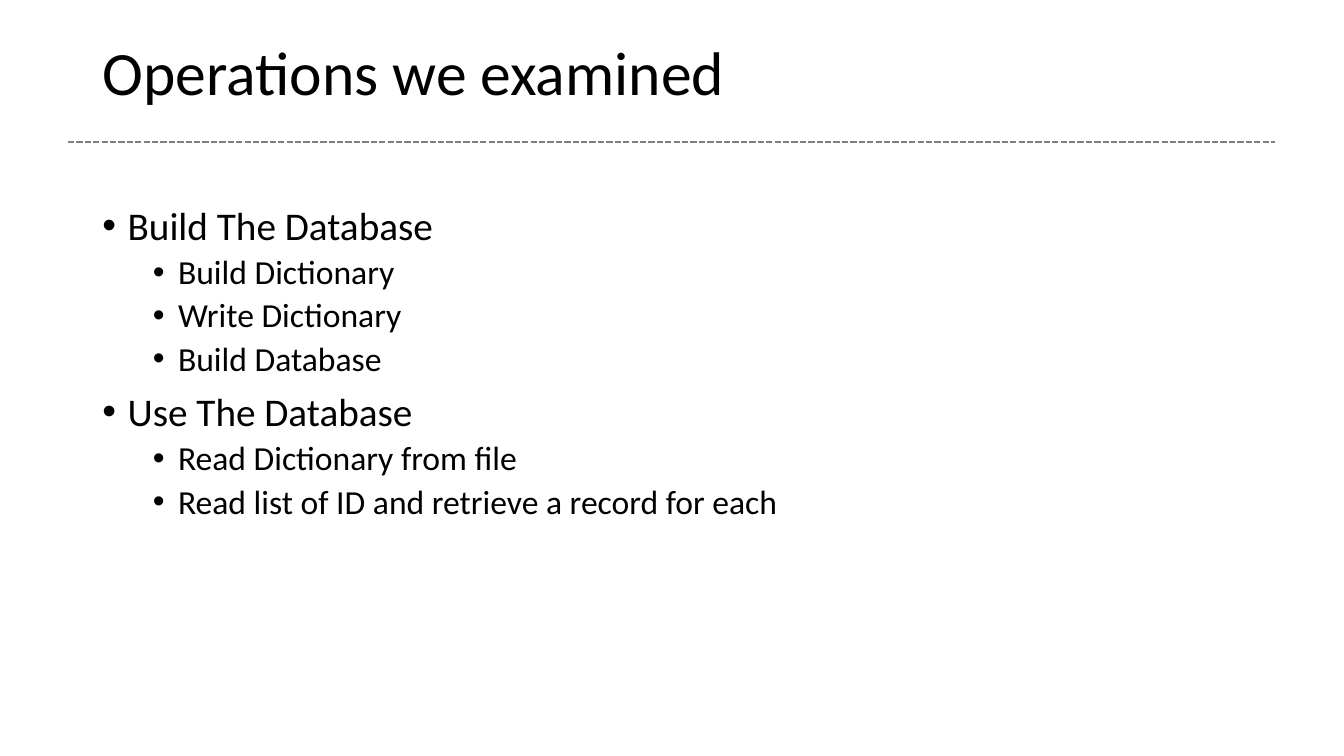
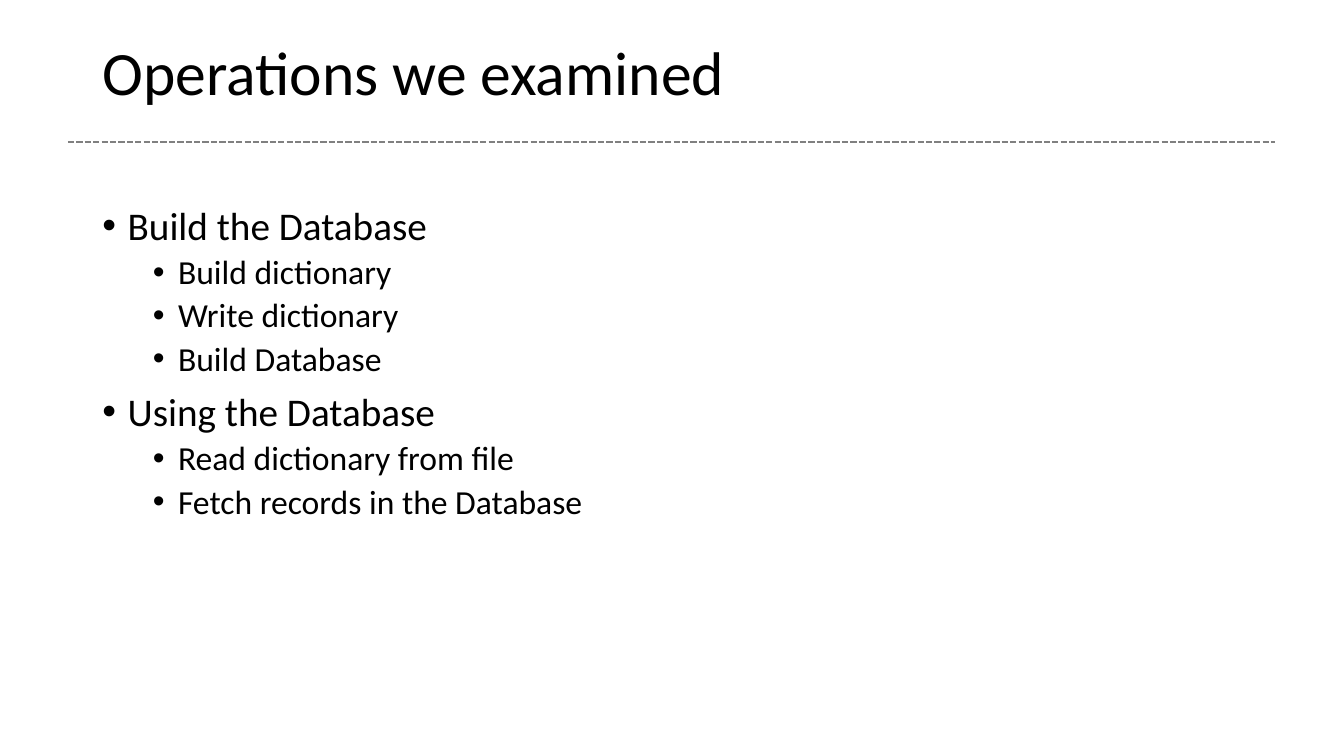
Before and after one commit to glenntu15/BuildVoterDatabase, a slide deck: slide 7 of Proj_presentation.pptx. Drawn at 1344x756 pixels with LibreOffice and Linux fonts; fonts in the diff are those of the drawing. Boxes give left, top, right and bottom in pixels: in the first picture for what was removed or moved away, otherwise in the second. Text is boxed around its words. In the diff, an @@ line names an element or a change of style, - is before the commit and + after.

```diff
--- a/Proj_presentation.pptx
+++ b/Proj_presentation.pptx
@@ text at <box>128,212,427,333</box>: text changed @@
-• Build The Database
-  • Build Dictionary
-  • Write Dictionary
+• Build the Database
+  • Build dictionary
+  • Write dictionary
@@ text at <box>128,398,582,515</box>: text changed @@
-• Use The Database
-  • Read Dictionary from file
-  • Read list of ID and retrieve a record for each
+• Using the Database
+  • Read dictionary from file
+  • Fetch records in the Database
```
Also in this commit, not shown: 6 other slides changed.
